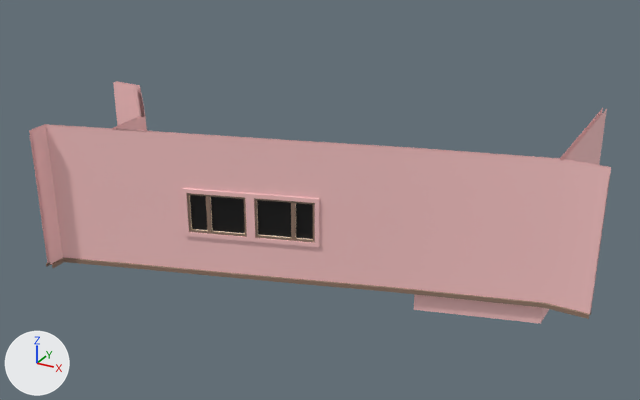
Two versions of the FBX model Content/Game_Art/FBX/Archi/SM_Mezzanine.fbx, one commit apart.
Rendered twice from a 50 mm lens placed at (2.92, -17.54, 10.14), pointed at (-6.66, -0.12, 1.43). The lights are fixed; the arrows at lower left show +X, +Y and +Z. Vertices at the same position are counted once.

Script lines for the objects in view, before the commit:
```python
me_mesh = bpy.data.meshes.new('Mesh')
me_mesh.from_pydata(...)  # 500 vertices, 422 faces; spans x -13.0..0.0, y -4.0..4.0, z -0.5..3.5
# faces by material slot: [38, 149, 159, 68, 8]
me_mesh.materials.append(mat_sol)  # its picture is missing
me_mesh.materials.append(mat_mur)  # its picture is missing
me_mesh.materials.append(mat_bois_1)  # its picture is missing
me_mesh.materials.append(mat_bois_2)  # brown #5d4b35
me_mesh.materials.append(mat_material__35_slot__8)  # black #000000
ob_sm_mezzanine = bpy.data.objects.new('SM_Mezzanine', me_mesh)
ob_sm_mezzanine.location = (0.0, 0.0, 0.0)
```
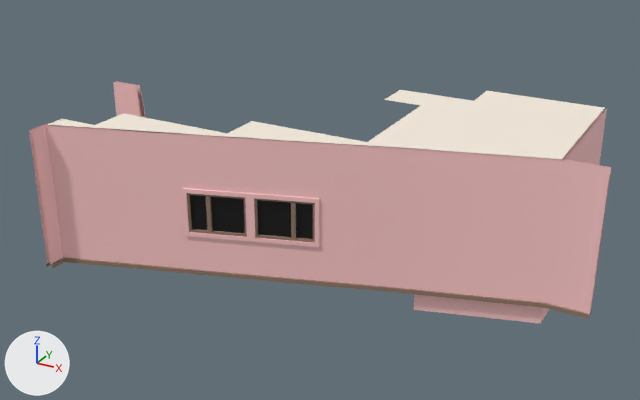
Changed parts and their boxes [x1, y1, x2, y2] in the pictures (640 x 400 px):
part 1 of me_mesh, added
    after: [47, 90, 604, 159]

Edits to the bpy script that builds the scene:
```text
Add mat_plafond:
    mat_plafond = principled_material('Plafond')
    mat_plafond.base_color = (0.929, 0.843, 0.733)  # white #f7edde
    mat_plafond.roughness = 0.859
Change me_mesh:
    used by ob_sm_mezzanine; location = (0.0, 0.0, 0.0)
    remove me_mesh.from_pydata(...)  # 500 vertices, 422 faces; spans x -13.0..0.0, y -4.0..4.0, z -0.5..3.5
    add me_mesh.from_pydata(...)  # 550 vertices, 452 faces; spans x -13.0..0.0, y -4.0..4.0, z -0.5..3.5
    me_mesh part 1: a new loose piece of 50 vertices spanning x -12.0..-1.0, y -3.5..4.0, z 3.5, in mat_plafond (white #f7edde)
    add me_mesh.materials.append(mat_plafond)  # white #f7edde
```
